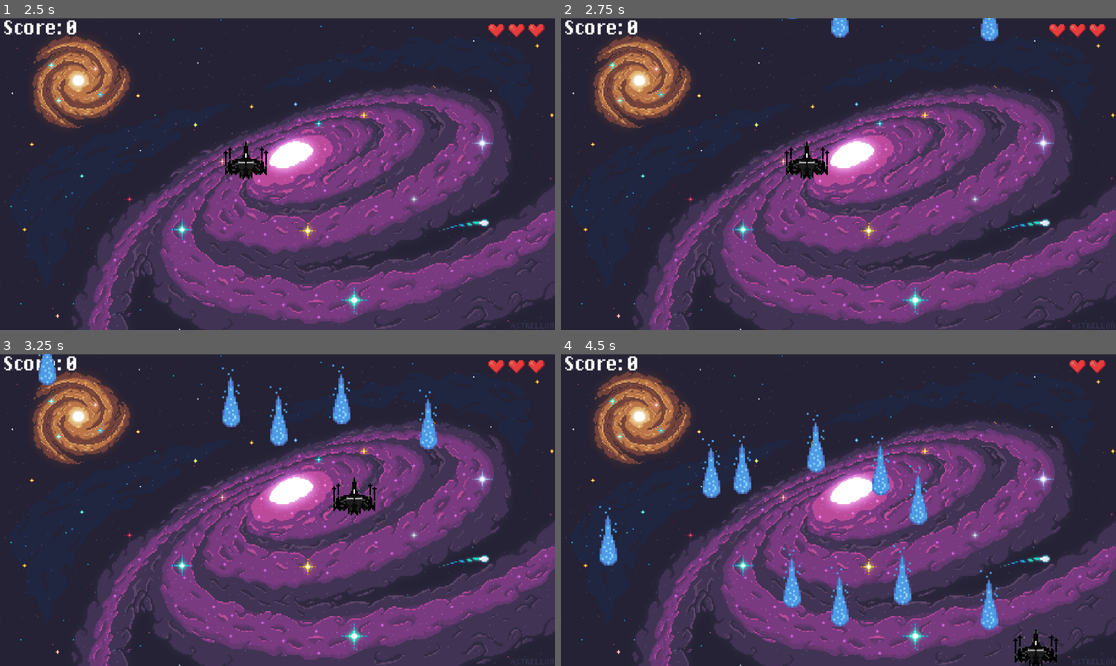
Above: before the commit, frames 1-4 (two rows, left to right).
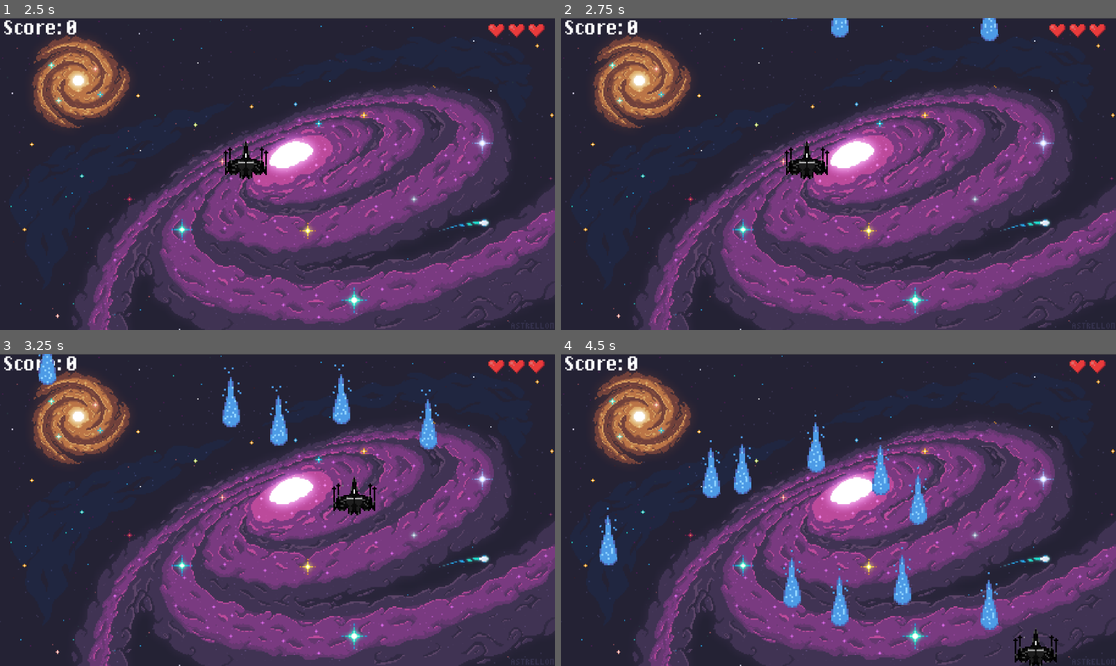
Above: after the commit, the same moments.

Repository: Fiss53/SpaceInvader
Game: Godot game, scene res://scene/menu_pseudo.tscn
Two runs of this game, one before a commit and one after it. Both use one fixed random seed, a clock stepped at 60 frames per second and the inputs below.
Inputs (mouse positions are in pixels of both pictures, inside the frame that each line leads up to):
- Up to frame 1 (2.5 s): click (294, 124) at 0.52 s; type "Alex" at 0.6 s; click "Enter" at 1.25 s; click "New Game" at 2 s
- Up to frame 2 (2.75 s): no input
- Up to frame 3 (3.25 s): hold Right (ui_right) from 2.78 s (still down)
- Up to frame 4 (4.5 s): release Right (ui_right) at 3.53 s; hold Down (ui_down) 3.53-4.28 s; hold Right (ui_right) from 4.28 s (still down)

Frame 1 is identical in both runs. In frame 2, less than 0.1% of the frame differs, in the area x 40-79%, y 0-8%; in frame 3, 0.5%; in frame 4, 1.2%, in the area x 6-79%, y 18-89%.

Commit message:
Meteorite brille

Diff:
--- a/scene/Enemy.tscn
+++ b/scene/Enemy.tscn
@@ -1,25 +1,71 @@
-[gd_scene load_steps=4 format=3 uid="uid://beqa8ebru37oo"]
+[gd_scene load_steps=10 format=3 uid="uid://beqa8ebru37oo"]
 
 [ext_resource type="Script" path="res://scripts/Enemy.gd" id="1_qcaq2"]
-[ext_resource type="Texture2D" uid="uid://o1hrbihd0r0b" path="res://assets/laser400.png" id="2_yl0o2"]
+[ext_resource type="Texture2D" uid="uid://dxg25nbkrsxb4" path="res://assets/laser.png" id="2_oeami"]
+
+[sub_resource type="AtlasTexture" id="AtlasTexture_q30w6"]
+atlas = ExtResource("2_oeami")
+region = Rect2(0, 0, 32, 32)
+
+[sub_resource type="AtlasTexture" id="AtlasTexture_qugis"]
+atlas = ExtResource("2_oeami")
+region = Rect2(32, 0, 32, 32)
+
+[sub_resource type="AtlasTexture" id="AtlasTexture_u545p"]
+atlas = ExtResource("2_oeami")
+region = Rect2(64, 0, 32, 32)
+
+[sub_resource type="AtlasTexture" id="AtlasTexture_hw2ne"]
+atlas = ExtResource("2_oeami")
+region = Rect2(96, 0, 32, 32)
+
+[sub_resource type="AtlasTexture" id="AtlasTexture_8ce80"]
+atlas = ExtResource("2_oeami")
+region = Rect2(128, 0, 32, 32)
+
+[sub_resource type="SpriteFrames" id="SpriteFrames_w4fkv"]
+animations = [{
+"frames": [{
+"duration": 1.0,
+"texture": SubResource("AtlasTexture_q30w6")
+}, {
+"duration": 1.0,
+"texture": SubResource("AtlasTexture_qugis")
+}, {
+"duration": 1.0,
+"texture": SubResource("AtlasTexture_u545p")
+}, {
+"duration": 1.0,
+"texture": SubResource("AtlasTexture_hw2ne")
+}, {
+"duration": 1.0,
+"texture": SubResource("AtlasTexture_8ce80")
+}],
+"loop": true,
+"name": &"default",
+"speed": 5.0
+}]
 
 [sub_resource type="RectangleShape2D" id="1"]
-size = Vector2(106, 35.0162)
+size = Vector2(124.009, 38.47)
 
 [node name="sceneEnemy" type="Node2D"]
 position = Vector2(365, 198)
 rotation = -1.58486
 script = ExtResource("1_qcaq2")
 
-[node name="Sprite2D" type="Sprite2D" parent="."]
+[node name="Sprite2D" type="AnimatedSprite2D" parent="."]
+texture_filter = 1
 rotation = 1.5708
-texture = ExtResource("2_yl0o2")
+scale = Vector2(4, 4)
+sprite_frames = SubResource("SpriteFrames_w4fkv")
+frame_progress = 0.945727
 
 [node name="EnemyHitBox" type="Area2D" parent="."]
 rotation = 0.013822
 
 [node name="CollisionShape2D" type="CollisionShape2D" parent="EnemyHitBox"]
-position = Vector2(-6.99614, 2.49362)
+position = Vector2(2.99945, 2.25073)
 shape = SubResource("1")
 
 [connection signal="body_entered" from="EnemyHitBox" to="." method="_on_enemy_hit_box_body_entered"]
--- a/scripts/Enemy.gd
+++ b/scripts/Enemy.gd
@@ -11,7 +11,7 @@
 
 # Called when the node enters the scene tree for the first time.
 func _ready():
-	pass # Replace with function body.
+	get_node("Sprite2D").play()
 
 
 # Called every frame. 'delta' is the elapsed time since the previous frame.
Binary file added: assets/laser.png
Not shown, added: assets/laser.png.import
Binary file added: assets/meterorite.gif
